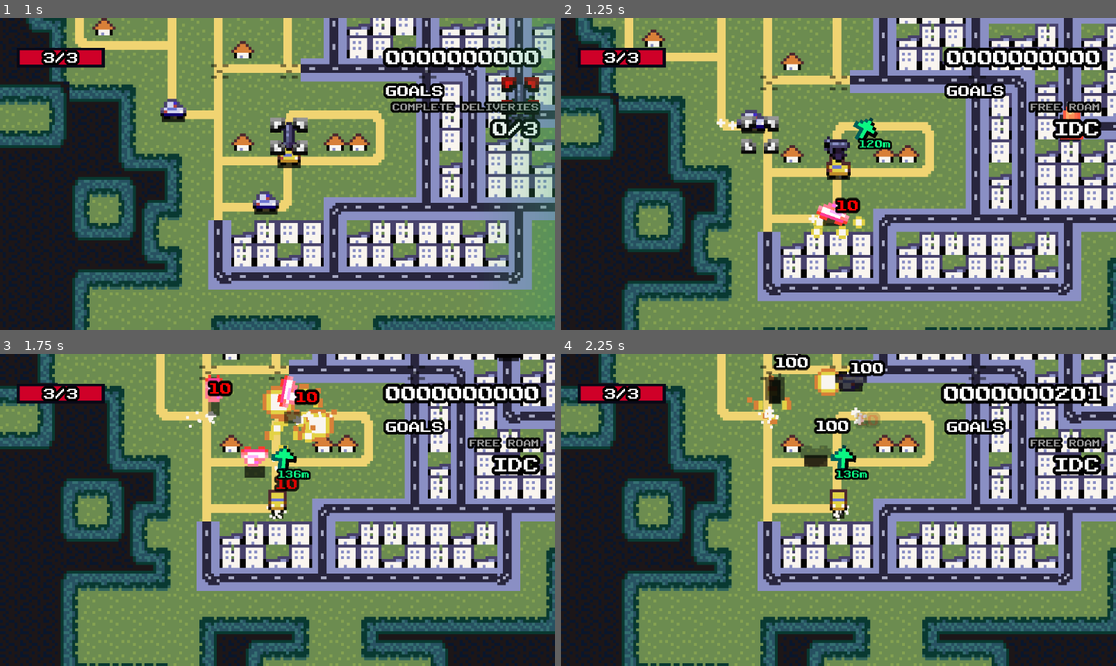
Above: before the commit, frames 1-4 (two rows, left to right).
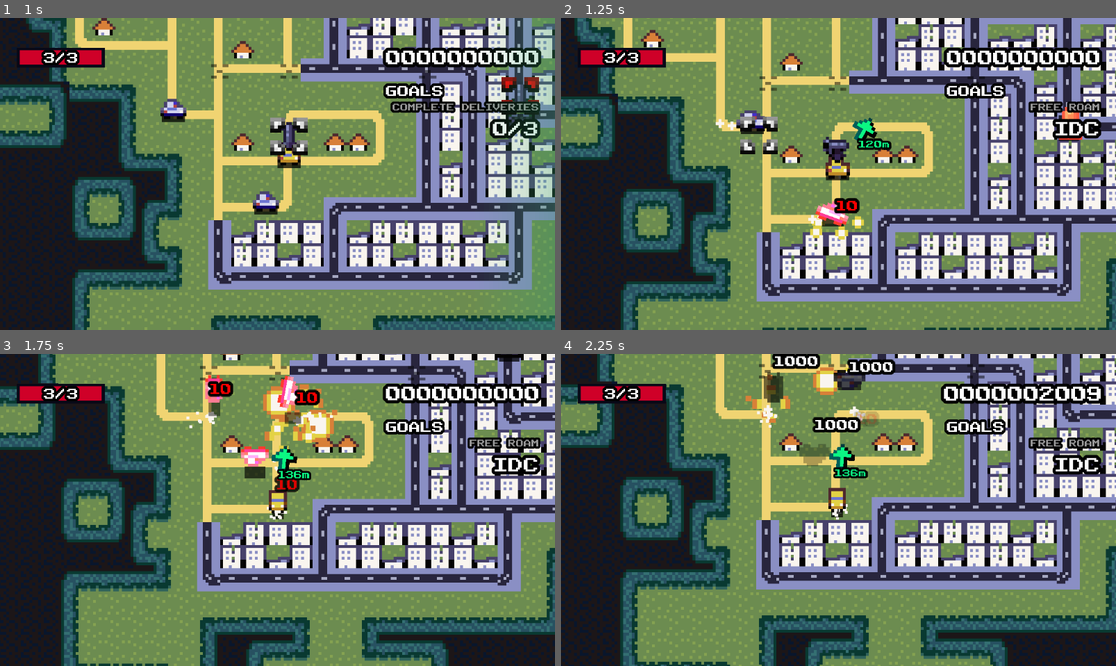
Above: after the commit, the same moments.

Repository: LorenzoMichelotti/delivery-game
Game: Godot game, scene res://test_world.tscn
Same seed, same stepped clock (60 frames per second), same inputs: the game is played once before the commit and once after it.
Inputs (mouse positions are in pixels of both pictures, inside the frame that each line leads up to):
- Up to frame 1 (1 s): tap Enter at 0.5 s; move the mouse to (399, 158) at 0.52 s; hold D from 0.53 s (still down); click (399, 158) at 0.6 s
- Up to frame 2 (1.25 s): keep holding D
- Up to frame 3 (1.75 s): move the mouse to (166, 525) at 1.27 s; release D at 1.28 s; hold S from 1.28 s (still down); tap Space (space) at 1.35 s
- Up to frame 4 (2.25 s): move the mouse to (894, 441) at 2.02 s; release S at 2.03 s; hold D from 2.03 s (still down); click (894, 441) at 2.1 s

Frame 1 is identical in both runs. In frame 2, 14% of the frame differs, in the area x 0-100%, y 0-100%; in frame 3, 8.9%; in frame 4, 24%.

Commit message:
pitch variation in repetitive sounds + camera shake and zoom

Diff:
--- a/actors/camera_shake.gd
+++ b/actors/camera_shake.gd
@@ -1,11 +1,41 @@
 extends Camera2D
 
 var _following
+
+@export var shake_fade: float = 10.0
+
+@onready var rand = RandomNumberGenerator.new()
+
+var shake_strength: float = 0.0
+var tween
+
+func _ready() -> void:
+	rand.randomize()
 
 # Called every frame. 'delta' is the elapsed time since the previous frame.
 func _process(delta):
 	if _following != null:
 		global_position = _following.global_position
 
+		if shake_strength > 0:
+			shake_strength = lerpf(shake_strength, 0.0, shake_fade * delta)
+
+			offset = _get_random_offset(delta)
+
 func set_pawn_to_follow(pawn: Node2D):
 	_following = pawn
+
+func apply_shake(random_strength: float = 1.0) -> void:
+	shake_strength = random_strength
+
+func apply_quick_zoom() -> void:
+	if tween:
+		tween.kill()
+	tween = create_tween()
+
+	var default_zoom = zoom
+	tween.tween_property(self, "zoom", Vector2(default_zoom.x + 2, default_zoom.y + 2), .2)
+	tween.tween_property(self, "zoom", default_zoom, .1)
+
+func _get_random_offset(delta: float) -> Vector2:
+	return Vector2(rand.randf_range(-shake_strength,shake_strength), rand.randf_range(-shake_strength,shake_strength))
--- a/actors/npc.tscn
+++ b/actors/npc.tscn
@@ -107,7 +107,7 @@
 
 [node name="AliveModule" parent="." instance=ExtResource("5_sxxkn")]
 position = Vector2(0, -1)
-on_death_points = 100
+on_death_points = 1000
 
 [node name="Node2D" parent="." instance=ExtResource("2_ays1p")]
 position = Vector2(1, 0)
--- a/actors/tank/tank.tscn
+++ b/actors/tank/tank.tscn
@@ -313,7 +313,7 @@
 position = Vector2(0, -1)
 max_hp = 100
 can_be_knocked_down = false
-on_death_points = 1000
+on_death_points = 10000
 
 [node name="CollisionShape2D" type="CollisionShape2D" parent="."]
 shape = SubResource("RectangleShape2D_hcm04")
--- a/items/delivery_target.gd
+++ b/items/delivery_target.gd
@@ -1,7 +1,7 @@
 class_name DeliveryTargetItem
 extends Item
 
-var points = 1000
+var points = 10000
 var ready_sign
 var delivery_id: int
 
@@ -11,7 +11,7 @@
 		var tween: Tween = GameManager.get_tree().create_tween().bind_node(item_scene)
 		VfxManager.display_number(str(points), item_scene.global_position)
 		VfxManager.display_pickup_effect(item_scene.global_position)
-		SfxManager.play_sfx(pickup_sfx)
+		SfxManager.play_sfx(pickup_sfx, SfxManager.CHANNEL_CONFIG.BASIC, true)
 		PlayerManager.inventory_complete_delivery(delivery_id)
 		GameManager.deliver_item(delivery_id)
 		PlayerManager.add_points(points)
@@ -23,12 +23,6 @@
 func on_delivery_item_picked_up(item_scene: ItemScene):
 	item_scene.item_balloon.balloon_sprite.modulate = Color.GREEN_YELLOW
 	item_scene.item_balloon.sprite_pivot.scale = Vector2.ONE * 1.2
-	#if ready_sign:
-		#return
-	#ready_sign = preload("res://ui/ready_sign.tscn").instantiate()
-	#ready_sign.position.y -= 8
-	#ready_sign.position.x -= 9
-	#item_scene.add_child.call_deferred(ready_sign)
 
 func on_free():
 	PlayerManager.inventory_complete_delivery(delivery_id)
--- a/items/pickup.gd
+++ b/items/pickup.gd
@@ -10,7 +10,7 @@
 		return
 	was_picked_up = true
 	GameManager.pickup_delivery_item(delivery_id)
-	SfxManager.play_sfx(pickup_sfx)
+	SfxManager.play_sfx(pickup_sfx, SfxManager.CHANNEL_CONFIG.BASIC, true)
 	VfxManager.display_pickup_effect(item_scene.global_position)
 	PlayerManager.inventory_hold_delivery(delivery_id)
 	picked_up.emit()
--- a/items/pickup.tscn
+++ b/items/pickup.tscn
@@ -1,13 +1,20 @@
-[gd_scene load_steps=6 format=3 uid="uid://dp5fasrkd2ihc"]
+[gd_scene load_steps=7 format=3 uid="uid://dp5fasrkd2ihc"]
 
 [ext_resource type="Script" path="res://items/pickup.gd" id="1_j6a8d"]
 [ext_resource type="Texture2D" uid="uid://d25hqrx8bfqu0" path="res://assets/city_tileset_8x8.png" id="1_t5g2w"]
 [ext_resource type="Script" path="res://items/item_scene.gd" id="1_vpe83"]
+[ext_resource type="AudioStream" uid="uid://ivuqg6a7ejor" path="res://assets/sounds/Pickup.wav" id="2_m1gl7"]
 
 [sub_resource type="Resource" id="Resource_vg0ff"]
 script = ExtResource("1_j6a8d")
 consumable = false
 animation_frame = 21
+h_animation_grid_size = 8
+v_animation_grid_size = 8
+sprite_size = 1.0
+is_animated_sprite = true
+texture = ExtResource("1_t5g2w")
+pickup_sfx = ExtResource("2_m1gl7")
 
 [sub_resource type="RectangleShape2D" id="RectangleShape2D_lt58j"]
 size = Vector2(8, 8)
--- a/items/pickup_item_resource.tres
+++ b/items/pickup_item_resource.tres
@@ -1,6 +1,6 @@
 [gd_resource type="Resource" script_class="PickupItem" load_steps=4 format=3 uid="uid://cdxg5ci0a0lg1"]
 
-[ext_resource type="AudioStream" uid="uid://bnggwx3l5kwmv" path="res://assets/sounds/Pickup_Item.wav" id="1_4ff1g"]
+[ext_resource type="AudioStream" uid="uid://dyur836ooqxqc" path="res://assets/sounds/New_Pickup.wav" id="1_016js"]
 [ext_resource type="Script" path="res://items/pickup.gd" id="1_wgjga"]
 [ext_resource type="Texture2D" uid="uid://blls3rbi1oujc" path="res://assets/characters/actors/morgana/box1.png" id="2_ghbe0"]
 
@@ -13,4 +13,4 @@
 sprite_size = 1.3
 is_animated_sprite = false
 texture = ExtResource("2_ghbe0")
-pickup_sfx = ExtResource("1_4ff1g")
+pickup_sfx = ExtResource("1_016js")
--- a/modules/alive_module.gd
+++ b/modules/alive_module.gd
@@ -35,11 +35,15 @@
 
 	if not is_knockup:
 		VfxManager.display_number(str(damage).pad_zeros(2), actor.global_position, Color.RED)
-		SfxManager.play_sfx(hit_sfx_stream, SfxManager.CHANNEL_CONFIG.HITS)
+		SfxManager.play_sfx(hit_sfx_stream, SfxManager.CHANNEL_CONFIG.HITS, true)
 		VfxManager.display_explosion_effect(actor.global_position)
+		CameraManager.apply_shake()
 
 	if has_invincibility or is_taking_damage:
 		return true # absorb bullets
+
+	if type == GlobalConstants.ACTOR_TYPES.PLAYER:
+		CameraManager.apply_quick_zoom()
 
 	var new_hp = hp - damage
 	if new_hp <= 0:
@@ -62,7 +66,6 @@
 func _play_hit_tweener(is_knockup: bool):
 	is_taking_damage = true
 	get_tree().create_timer(damage_stun_amount).timeout.connect(_stop_being_stunned)
-
 
 	var shader = actor.sprite.material as ShaderMaterial
 	shader.set_shader_parameter("active", true)
@@ -108,7 +111,7 @@
 	var knockup_position = _get_random_knockup_position()
 	var knockdown_position = _get_random_knockdown_position(knockup_position)
 	VfxManager.display_explosion_effect(actor.global_position)
-	SfxManager.play_sfx(hit_sfx_stream, SfxManager.CHANNEL_CONFIG.HITS)
+	SfxManager.play_sfx(hit_sfx_stream, SfxManager.CHANNEL_CONFIG.HITS, true)
 
 	var shader = actor.sprite.material as ShaderMaterial
 	shader.set_shader_parameter("active", true)
@@ -141,8 +144,9 @@
 	await tween.finished
 	shader.set_shader_parameter("active", false)
 
-	SfxManager.play_sfx(explosion_sfx_stream, SfxManager.CHANNEL_CONFIG.EXPLOSIONS)
+	SfxManager.play_sfx(explosion_sfx_stream, SfxManager.CHANNEL_CONFIG.EXPLOSIONS, true)
 	VfxManager.display_explosion_effect(knockdown_position)
+	CameraManager.apply_shake()
 
 	if perpetrator == GlobalConstants.ACTOR_TYPES.PLAYER and on_death_points > 0:
 		VfxManager.display_number(str(on_death_points), knockdown_position)
@@ -151,7 +155,7 @@
 	tween = get_tree().create_tween().bind_node(self)
 	tween.tween_property(actor.sprite_pivot, "modulate", Color.BLACK, 0.1)
 	tween.parallel().tween_property(actor.sprite_pivot, "modulate:a", 0, 0.6)  # Fade out effect
-	tween.parallel().tween_property(actor.shadow, "modulate:a", base_shadow_alpha , .4)
+	tween.parallel().tween_property(actor.shadow, "modulate:a", 0 , .4)
 	if should_free_on_dead:
 		tween.finished.connect(get_parent().queue_free)  # Remove NPC after fade
 
--- a/modules/gun_turret_module.gd
+++ b/modules/gun_turret_module.gd
@@ -19,15 +19,18 @@
 var can_shoot = true
 var enemies_in_range: Array[Node2D] = []
 var closest_enemy_in_range: Node2D
-
+var actor: Actor
 
 func _ready():
-	type = get_parent().type
+	actor = get_parent()
+	type = actor.type
 	crosshair_pivot.modulate = GlobalConstants.ACTOR_COLORS[type]
 
 
 func _process(delta):
-	if not enabled:
+	if not enabled or actor.alive_module.is_dead:
+		animation_tree.set("parameters/conditions/appear", false)
+		animation_tree.set("parameters/conditions/disappear", true)
 		return
 	update_animations()
 	if can_shoot and (automatic_shoot or (type == GlobalConstants.ACTOR_TYPES.PLAYER and Input.is_action_pressed("space"))):
@@ -44,7 +47,7 @@
 		bullet.direction = (closest_enemy_in_range.global_position - bullet_hole.global_position).normalized()
 	else:
 		bullet.direction = (get_global_mouse_position() - bullet_hole.global_position).normalized()
-	SfxManager.play_sfx(stream_sfx, SfxManager.CHANNEL_CONFIG.GUN)
+	SfxManager.play_sfx(stream_sfx, SfxManager.CHANNEL_CONFIG.GUN, true)
 	bullet.speed = bullet_speed
 	bullet.global_position = bullet_hole.global_position
 	bullet.type = type
--- a/modules/player_controller_module.gd
+++ b/modules/player_controller_module.gd
@@ -15,7 +15,7 @@
 	target_position = pawn.global_position
 
 func _process(delta):
-	if pawn.alive_module.is_taking_damage:
+	if pawn.alive_module.is_taking_damage or pawn.alive_module.is_dead:
 		return
 
 	pawn.global_position = pawn.global_position.move_toward(target_position, speed * delta)
@@ -40,7 +40,7 @@
 			target_position += current_direction * GlobalConstants.GRID_SIZE
 
 func _unhandled_input(event):
-	if pawn.alive_module.is_taking_damage:
+	if pawn.alive_module.is_taking_damage or pawn.alive_module.is_dead:
 		return
 
 	if event is InputEventKey:
--- a/sfx/sfx_manager.gd
+++ b/sfx/sfx_manager.gd
@@ -24,12 +24,13 @@
 	CHANNEL_CONFIG.SPIKES: [null, null, null]
 }
 
-func play_sfx(stream: AudioStreamWAV, playback_channel = CHANNEL_CONFIG.BASIC):
+func play_sfx(stream: AudioStreamWAV, playback_channel = CHANNEL_CONFIG.BASIC, randomize_pitch = false):
 	for i in range(channels[playback_channel].size()):
 		if channels[playback_channel][i] == null:
 			channels[playback_channel][i] = AudioStreamPlayer2D.new()
 			channels[playback_channel][i].attenuation = .2
 			channels[playback_channel][i].bus = BUS_CONFIG[playback_channel]
+			channels[playback_channel][i].pitch_scale = randf_range(.5, 1.5) if randomize_pitch else 1
 			add_child(channels[playback_channel][i])
 			print("created basic audiostream channel")
 		var channel: AudioStreamPlayer2D = channels[playback_channel][i]
Not shown, added: assets/sounds/New_Pickup.wav.import
Not shown, added: assets/sounds/New_Pickup.wav
